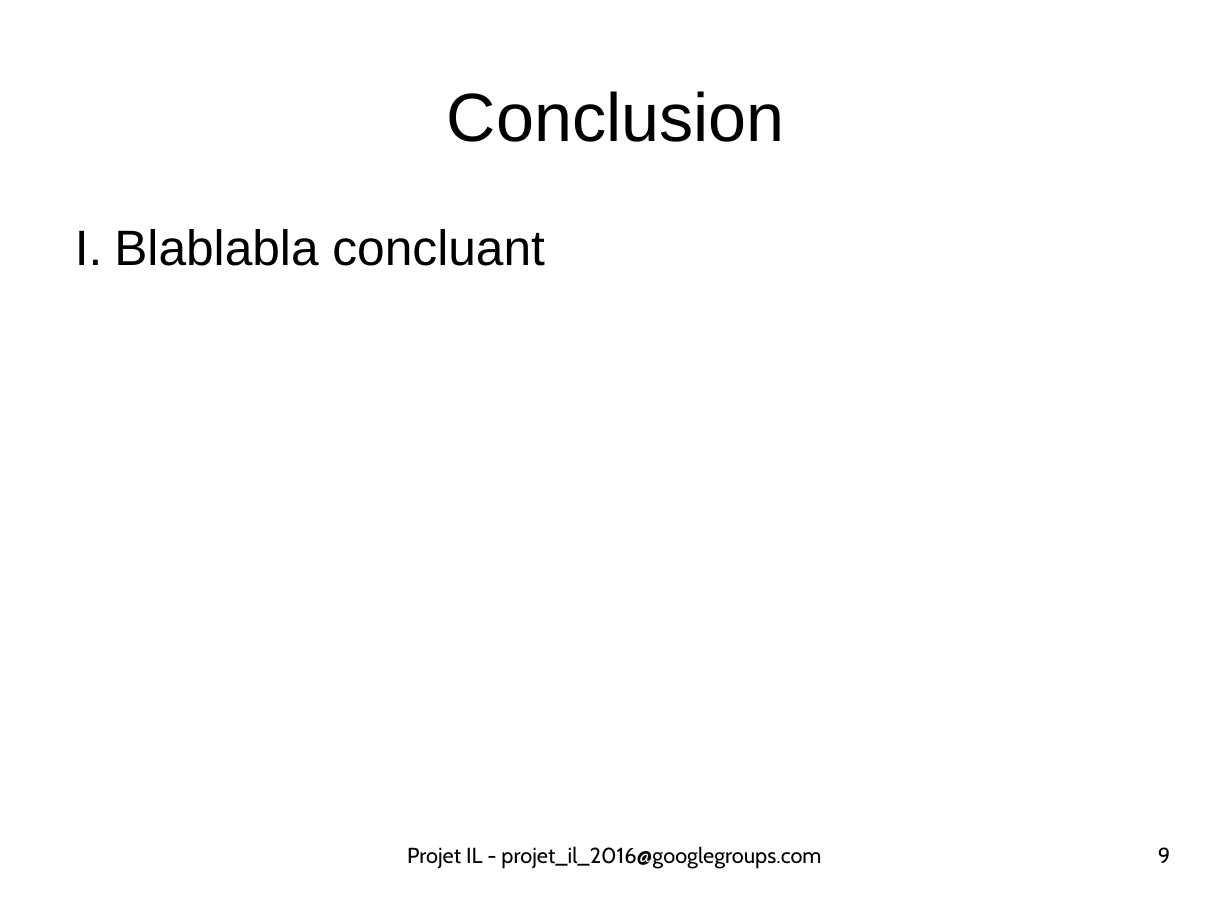
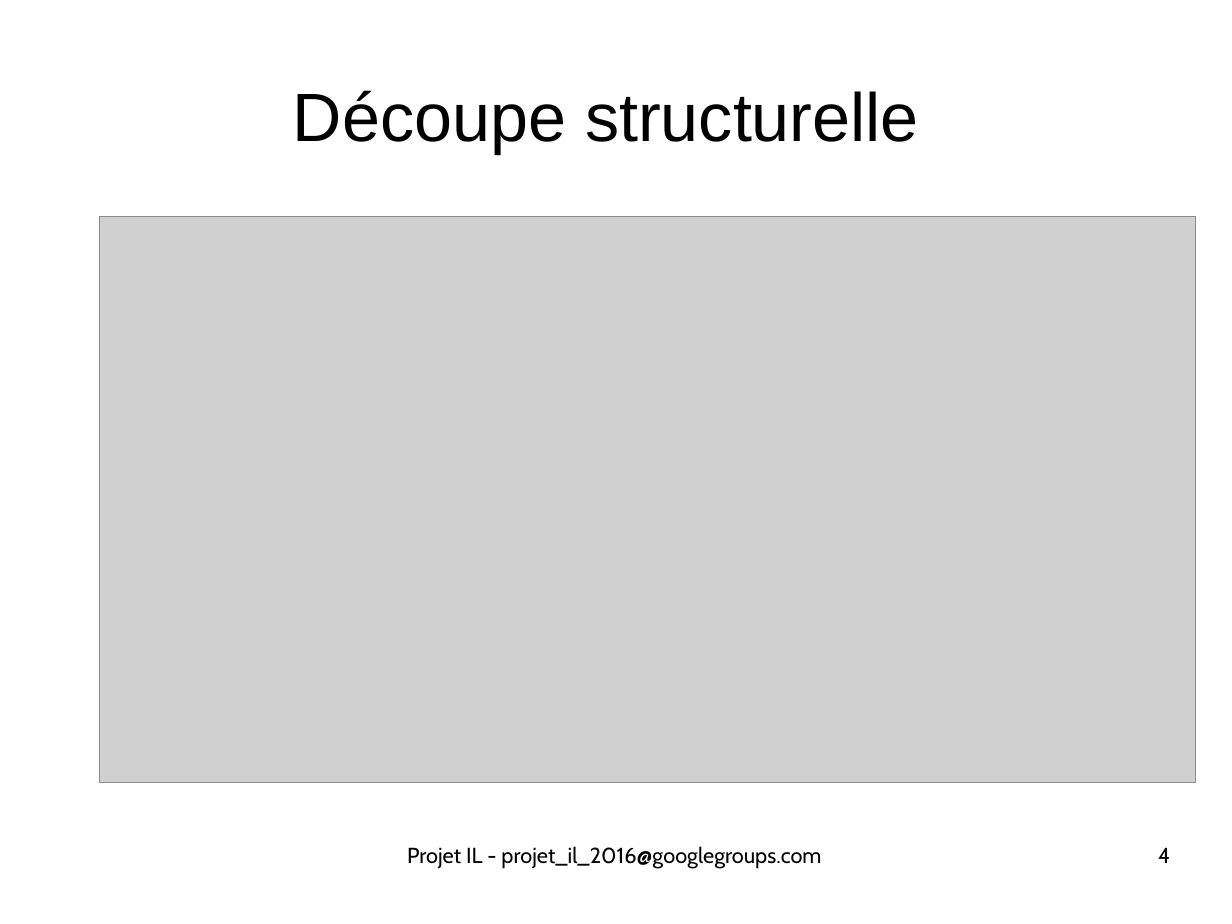
Before and after one commit to ScreachFr/ecours_DMCSBG, a slide deck: slide 4 of presentation_conception.odp (slide 9 before the commit). Drawn at 1232x924 pixels with LibreOffice and Linux fonts; fonts in the diff are those of the drawing; grey boxes stand for pictures. Boxes give left, top, right and bottom in pixels: in the first picture for what was removed or moved away, otherwise in the second. Text is boxed around its words. In the diff, an @@ line names an element or a change of style, - is before the commit and + after.

Commit message:
presentation

```diff
--- a/presentation_conception.odp
+++ b/presentation_conception.odp
@@ title at box(293, 90, 919, 153): text changed @@
-Conclusion
+Découpe structurelle
@@ picture added at box(99, 216, 1196, 783) @@
@@ text removed at box(114, 229, 545, 266) @@
-I. Blablabla concluant
@@ page number at box(1158, 847, 1170, 863): text changed @@
-9
+4
```
Also in this commit, not shown: 6 other slides changed, 7 slides added, 9 other files.
